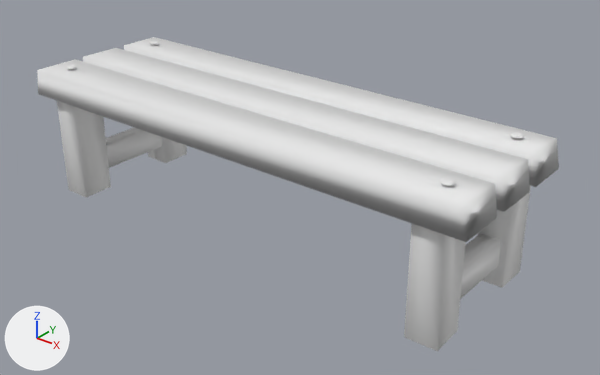
What one commit did to the glTF model assets/props/destructible/bench-fractured.glb.
One viewpoint serves both versions: a camera (50 mm lens) standing at (0.914, -1.056, 0.629) and looking at (0.06, 0.011, -0.032). Every picture has the same lights, and +X, +Y and +Z are marked at lower left. The older version comes first. Vertices at exactly the same position are counted once.

The older version as bpy lines, for what is in view:
```python
me_fracture_piece_00 = bpy.data.meshes.new('fracture_piece_00')
me_fracture_piece_00.from_pydata(...)  # 103 vertices, 165 faces; spans x -0.478..0.478, y -0.097..0.097, z -0.133..0.133
me_fracture_piece_01 = bpy.data.meshes.new('fracture_piece_01')
me_fracture_piece_01.from_pydata(...)  # 103 vertices, 161 faces; spans x -0.478..0.478, y -0.099..0.099, z -0.133..0.133
me_fracture_piece_03 = bpy.data.meshes.new('fracture_piece_03')
me_fracture_piece_03.from_pydata(...)  # 102 vertices, 161 faces; spans x -0.478..0.478, y -0.099..0.099, z -0.133..0.133
me_fracture_piece_04 = bpy.data.meshes.new('fracture_piece_04')
me_fracture_piece_04.from_pydata(...)  # 103 vertices, 163 faces; spans x -0.478..0.478, y -0.096..0.096, z -0.133..0.133
me_fracture_piece_07 = bpy.data.meshes.new('fracture_piece_07')
me_fracture_piece_07.from_pydata(...)  # 16 vertices, 12 faces; spans x -0.029..0.029, y -0.111..0.111, z -0.107..0.107
ob_piece_00 = bpy.data.objects.new('piece_00', me_fracture_piece_00)
ob_piece_00.location = (0.0, 0.057, 0.0)
ob_piece_01 = bpy.data.objects.new('piece_01', me_fracture_piece_01)
ob_piece_01.location = (0.0, -0.053, 0.0)
ob_piece_03 = bpy.data.objects.new('piece_03', me_fracture_piece_03)
ob_piece_03.location = (0.0, -0.053, 0.0)
ob_piece_04 = bpy.data.objects.new('piece_04', me_fracture_piece_04)
ob_piece_04.location = (0.0, 0.057, 0.0)
ob_piece_07 = bpy.data.objects.new('piece_07', me_fracture_piece_07)
ob_piece_07.location = (-0.41, -0.027, -0.025)
# also in view: 'piece_06' at (-0.41, 0.037, -0.025); 'piece_05' at (0.411, 0.037, -0.025); 'piece_02' at (0.412, -0.027, -0.025)
```
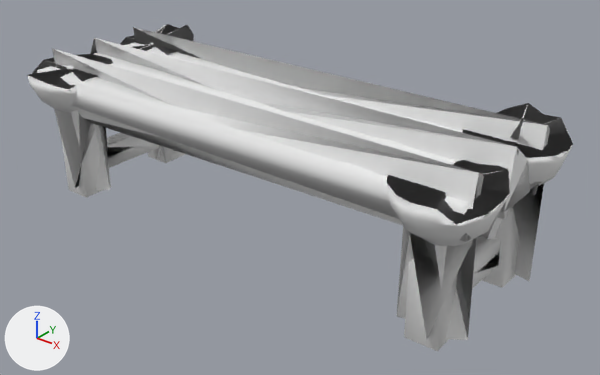
What the commit changed:
me_fracture_piece_00 is used by ob_piece_00; location (0.0, 0.057, 0.0).
me_fracture_piece_00 had 103 vertices, 165 faces and spanned x -0.478..0.478, y -0.097..0.097, z -0.133..0.133.
me_fracture_piece_00 now has 206 vertices, 396 faces and spans x -0.478..0.505, y -0.097..0.139, z -0.133..0.196.
Part 1, on me_fracture_piece_00:
103 vertices are added at x -0.475..0.505, y -0.069..0.139, z -0.121..0.196.
231 new faces join them.
me_fracture_piece_01 is used by ob_piece_01; location (0.0, -0.053, 0.0).
me_fracture_piece_01 had 103 vertices, 161 faces and spanned x -0.478..0.478, y -0.099..0.099, z -0.133..0.133.
me_fracture_piece_01 now has 206 vertices, 396 faces and spans x -0.505..0.478, y -0.14..0.099, z -0.133..0.166.
Part 2, on me_fracture_piece_01:
103 vertices are added at x -0.505..0.473, y -0.14..0.087, z -0.121..0.166.
235 new faces join them.
me_fracture_piece_03 is used by ob_piece_03; location (0.0, -0.053, 0.0).
me_fracture_piece_03 had 102 vertices, 161 faces and spanned x -0.478..0.478, y -0.099..0.099, z -0.133..0.133.
me_fracture_piece_03 now has 204 vertices, 392 faces and spans x -0.478..0.505, y -0.139..0.099, z -0.133..0.166.
Part 3, on me_fracture_piece_03:
102 vertices are added at x -0.475..0.505, y -0.139..0.088, z -0.122..0.166.
231 new faces join them.
me_fracture_piece_04 is used by ob_piece_04; location (0.0, 0.057, 0.0).
me_fracture_piece_04 had 103 vertices, 163 faces and spanned x -0.478..0.478, y -0.096..0.096, z -0.133..0.133.
me_fracture_piece_04 now has 206 vertices, 396 faces and spans x -0.505..0.478, y -0.096..0.14, z -0.133..0.166.
Part 4, on me_fracture_piece_04:
103 vertices are added at x -0.505..0.473, y -0.068..0.14, z -0.12..0.166.
233 new faces join them.

What differs and where, as boxes (x1, y1, x2, y2) in the pictures (600 x 375 px):
'piece_03', reshaped
    before: (39, 57, 528, 348)
    after: (42, 49, 517, 348)
'piece_00', reshaped (11% wider, 7% taller)
    before: (128, 46, 559, 286)
    after: (96, 28, 573, 286)
'piece_01', reshaped
    before: (37, 57, 499, 206)
    after: (27, 40, 497, 226)
'piece_04', reshaped
    before: (84, 37, 549, 163)
    after: (94, 24, 534, 219)
part 1 of me_fracture_piece_00, added
    after: (96, 28, 573, 281)
part 2 of me_fracture_piece_01, added
    after: (27, 40, 497, 226)
part 3 of me_fracture_piece_03, added
    after: (54, 49, 517, 340)
part 4 of me_fracture_piece_04, added
    after: (94, 24, 534, 219)
